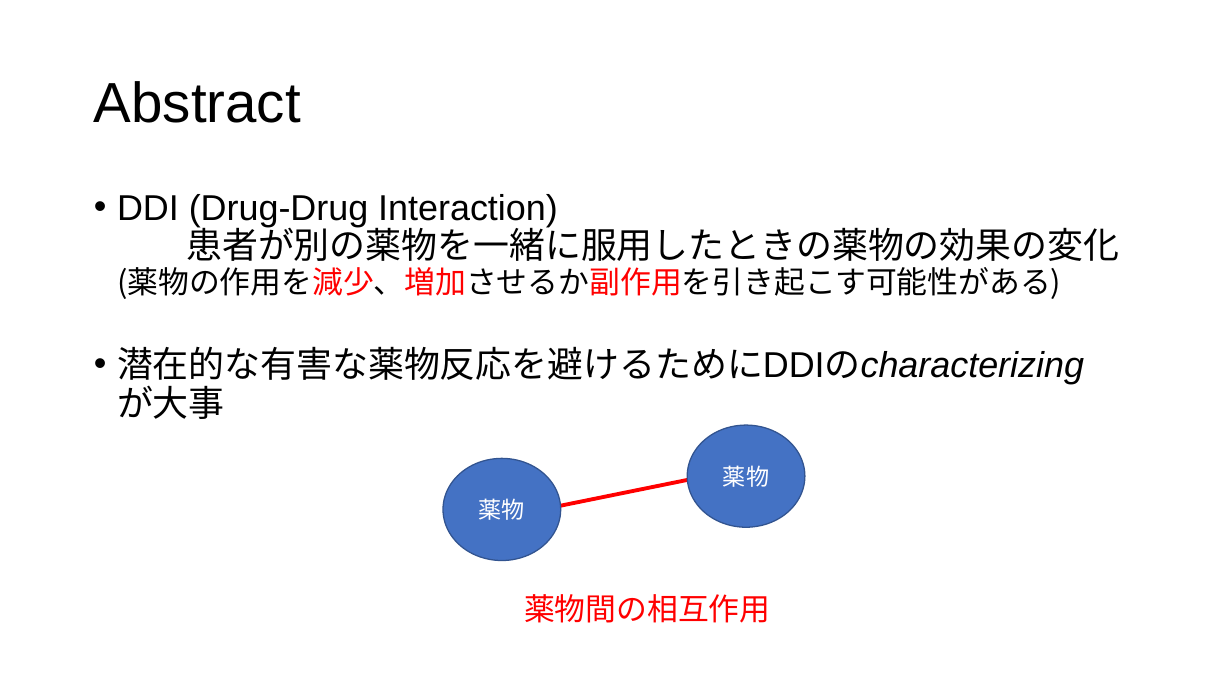
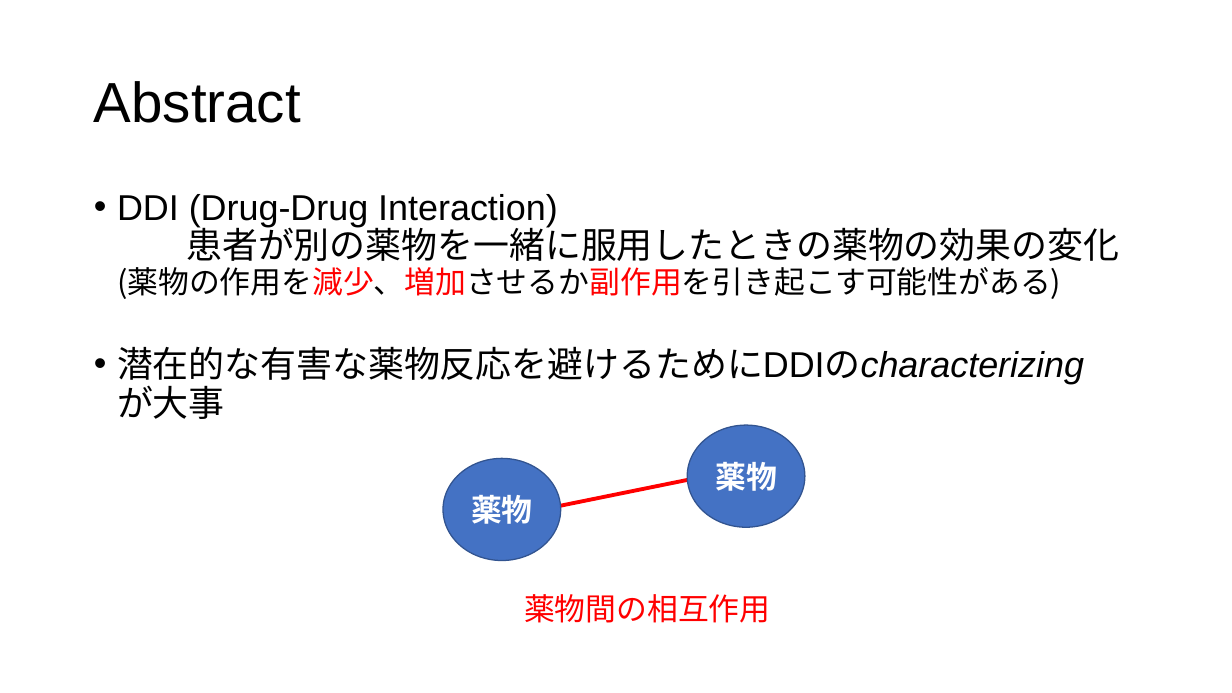
Before and after one commit to tsutarou10/variousFile, a slide deck: slide 2 of Predicting potential drug-drug interactions on topological and semantic similarity features using statistical learning.pptx. Drawn at 1232x693 pixels with LibreOffice and Linux fonts; fonts in the diff are those of the drawing. Boxes give left, top, right and bottom in pixels: in the first picture for what was removed or moved away, otherwise in the second. Text is boxed around its words. In the diff, an @@ line names an element or a change of style, - is before the commit and + after.

```diff
--- a/Predicting potential drug-drug interactions on topological and semantic similarity features using statistical learning.pptx
+++ b/Predicting potential drug-drug interactions on topological and semantic similarity features using statistical learning.pptx
@@ ellipse "薬物" at <box>688,425,805,528</box>: size 18 to 24 pt, bold on @@
@@ ellipse "薬物" at <box>443,458,560,561</box>: size 18 to 24 pt, bold on @@
```
Also in this commit, not shown: 11 other slides changed, 5 slides added, 3 other files.
